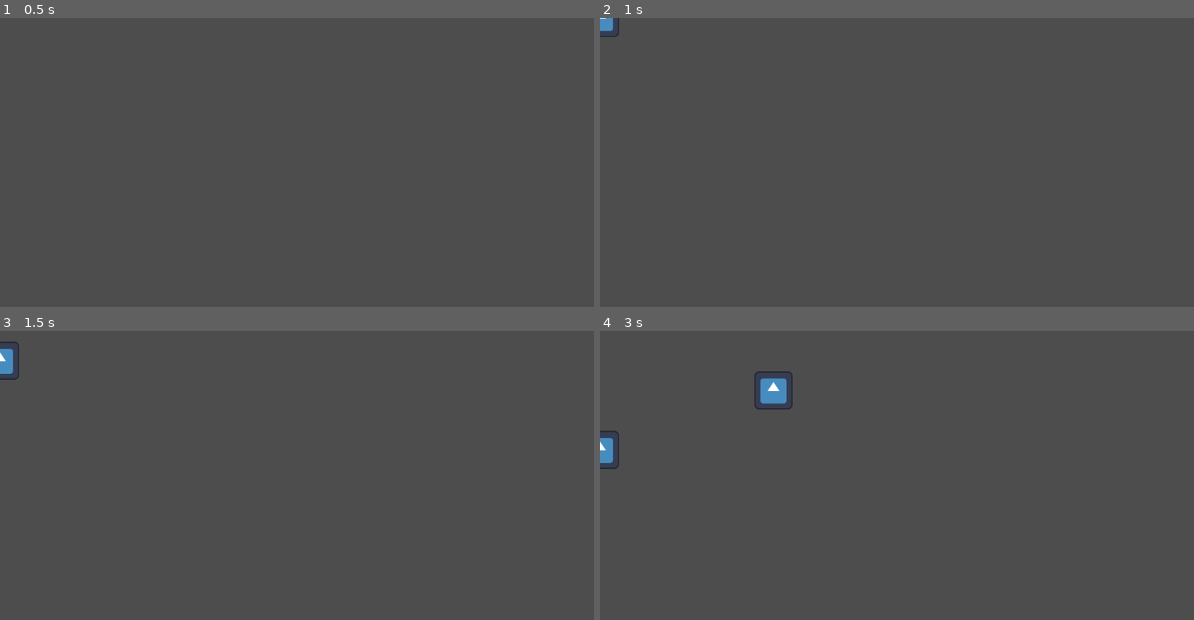
Above: before the commit, frames 1-4 (two rows, left to right).
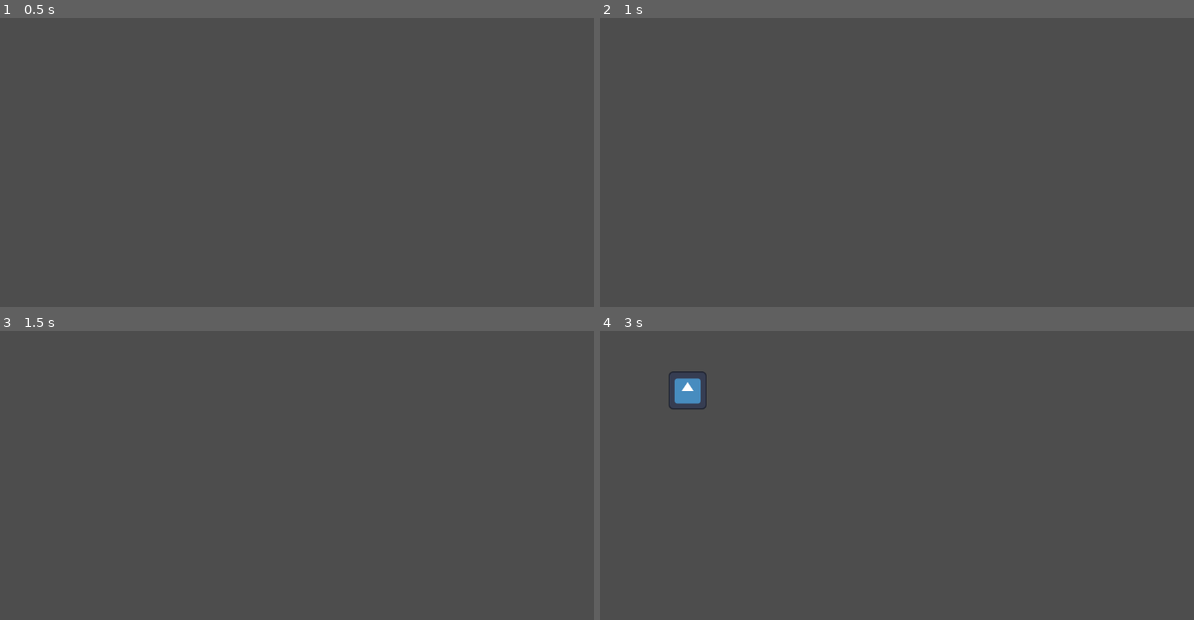
Above: after the commit, the same moments.

Repository: KeyraWebb/zomburger
Game: Godot game, scene res://Scenes/zombie_attack_line.tscn
Same seed, same stepped clock (60 frames per second), same inputs: the game is played once before the commit and once after it. The engine's default icon, where the game draws it, is replaced by a stand-in: a white triangle on a blue panel in a dark square.
Inputs:
- Up to frame 1 (0.5 s): no input
- Up to frame 2 (1 s): tap Enter (ui_accept) at 0.5, 0.77 s; hold Right (ui_right) from 0.53 s (still down)
- Up to frame 3 (1.5 s): keep holding Right (ui_right); tap Enter (ui_accept) at 1.25 s
- Up to frame 4 (3 s): tap Enter (ui_accept) at 1.52 s; release Right (ui_right) at 2.03 s; hold Left (ui_left) 2.03-2.78 s; hold Right (ui_right) from 2.78 s (still down)

Frame 1 is identical in both runs. In frame 2, 0.1% of the frame differs, in the area x 0-4%, y 0-7%; in frame 3, 0.2%; in frame 4, 1.3%, in the area x 0-33%, y 13-48%.

Commit message:
fix(zombie attack line): adjusted the spawn line so that zombies no longer spawn off screen

Diff:
--- a/Scenes/MainGame.tscn
+++ b/Scenes/MainGame.tscn
@@ -15,5 +15,3 @@
 offset_bottom = 47.0
 
 [node name="ZombieAttackLine" parent="." instance=ExtResource("2_yprpe")]
-
-[editable path="ZombieAttackLine"]
--- a/Scenes/spawn_line.gd
+++ b/Scenes/spawn_line.gd
@@ -21,5 +21,5 @@
 func SpawnEnemy(enemy):
 	var newEnemy = enemy.instantiate()
 	self.add_child(newEnemy)
-	var xpos = randi_range(0,line.shape.b.x)
+	var xpos = randi_range(line.shape.a.x,line.shape.b.x)
 	newEnemy.global_position = Vector2(xpos, self.global_position.y)
--- a/Scenes/zombie_attack_line.tscn
+++ b/Scenes/zombie_attack_line.tscn
@@ -7,7 +7,8 @@
 [ext_resource type="Script" uid="uid://y0mcrlv8ymfv" path="res://Scenes/player.gd" id="5_wcgpt"]
 
 [sub_resource type="SegmentShape2D" id="SegmentShape2D_pwvwa"]
-b = Vector2(1152, 0)
+a = Vector2(50, 0)
+b = Vector2(1100, 0)
 
 [sub_resource type="RectangleShape2D" id="RectangleShape2D_u854o"]
 size = Vector2(1152, 50)
@@ -25,8 +26,6 @@
 [node name="CollisionShape2D" type="CollisionShape2D" parent="SpawnLine"]
 shape = SubResource("SegmentShape2D_pwvwa")
 
-[node name="Zombie" parent="SpawnLine" instance=ExtResource("3_e7vvl")]
-
 [node name="DamageArea" type="Area2D" parent="."]
 position = Vector2(0, 500)
 collision_layer = 0
